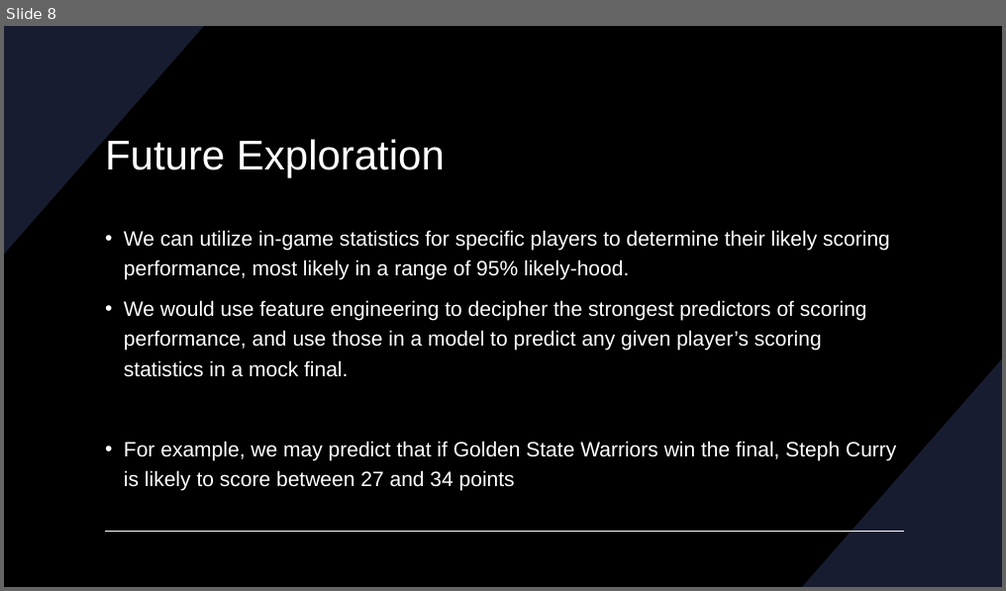
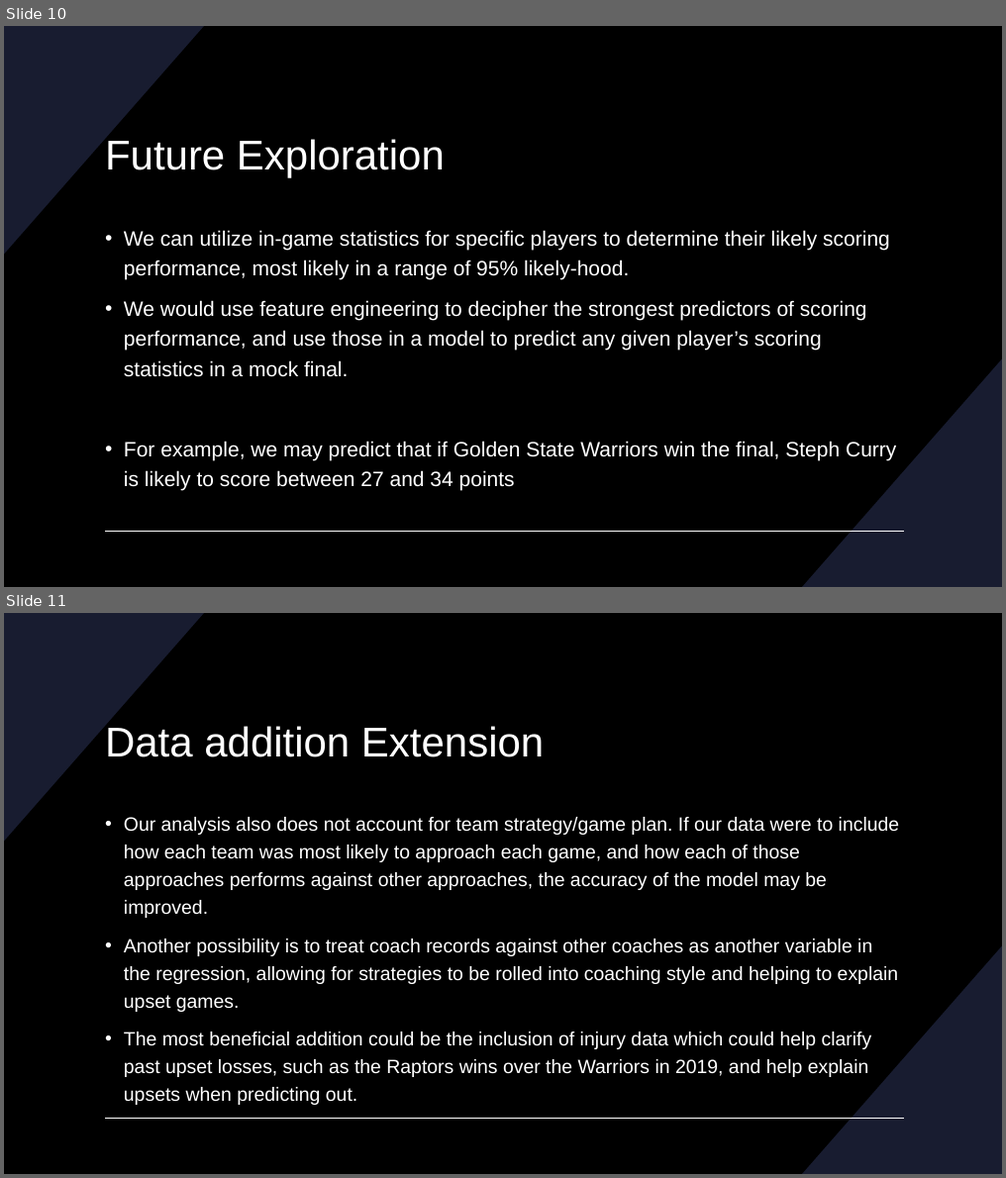
Before and after one commit to crawleyliam/NBA_playoff_bracket, a slide deck: NBA Playoff Powerpoint.pptx. Shown one above the other, each under a label of ours: slide 8 before the commit, slides 10 and 11 after it. The pictures are 1006x591 and 1006x1178 pixels, drawn with LibreOffice and Linux fonts; fonts in the diff are those of the drawing. Boxes give left, top, right and bottom in pixels: in the first picture for what was removed or moved away, otherwise in the second. Text is boxed around its words. In the diff, an @@ line names an element or a change of style, - is before the commit and + after.

```diff
--- a/NBA Playoff Powerpoint.pptx
+++ b/NBA Playoff Powerpoint.pptx
@@ slide 11 added at (x1=4, y1=613, x2=1002, y2=1174), background #000000; not listed: 3 template elements that a slide beside it also shows @@
@@ title added at (x1=105, y1=723, x2=544, y2=758), 40 pt, text #FFFFFF @@
+Data addition Extension
@@ text added at (x1=124, y1=817, x2=900, y2=1105), 18.5 pt, text #FFFFFF @@
+• Our analysis also does not account for team strategy/game plan. If our data were to include how each team was most likely to approach each game, and how each of those approaches performs against other approaches, the accuracy of the model may be improved.
+• Another possibility is to treat coach records against other coaches as another variable in the regression, allowing for strategies to be rolled into coaching style and helping to explain upset games.
+• The most beneficial addition could be the inclusion of injury data which could help clarify past upset losses, such as the Raptors wins over the Warriors in 2019, and help explain upsets when predicting out.
@@ what was slide 8 is now slide 10 @@
```
Also in this commit, not shown: 2 slides changed, 3 other slides added, 1 slide removed.
